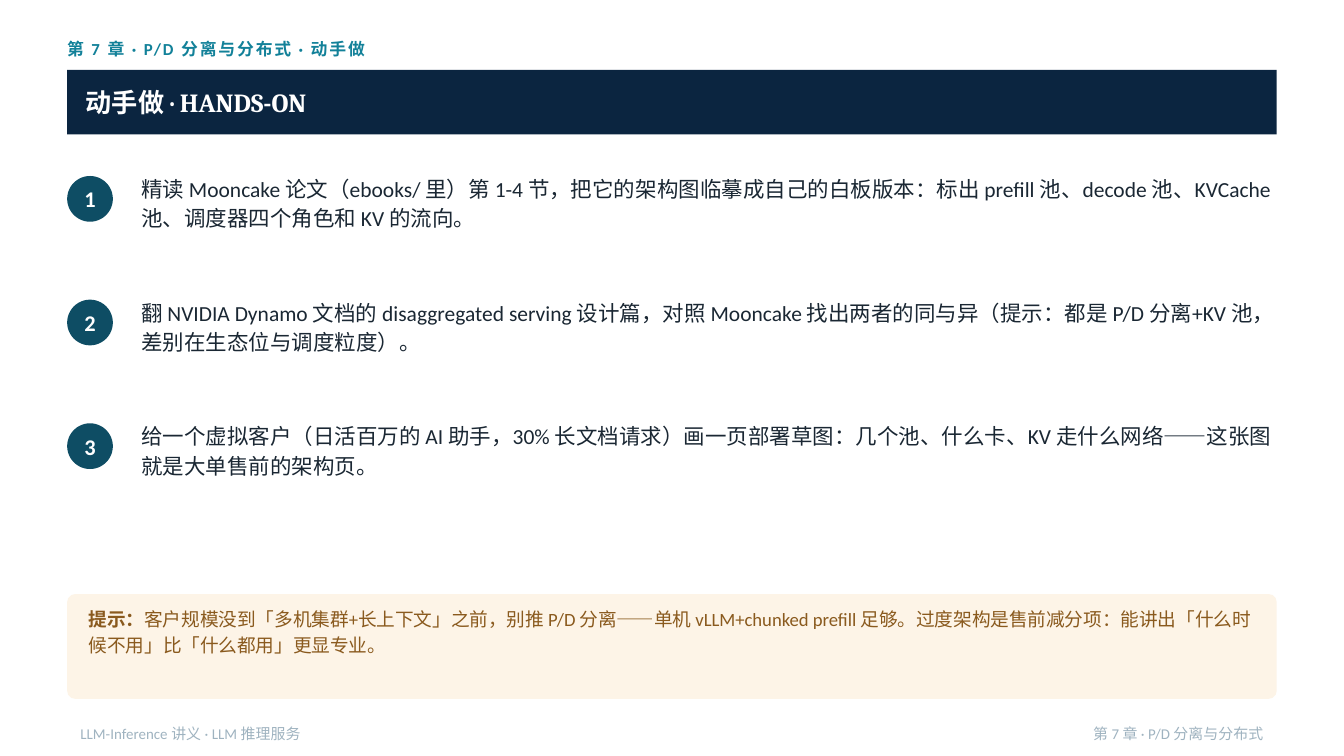
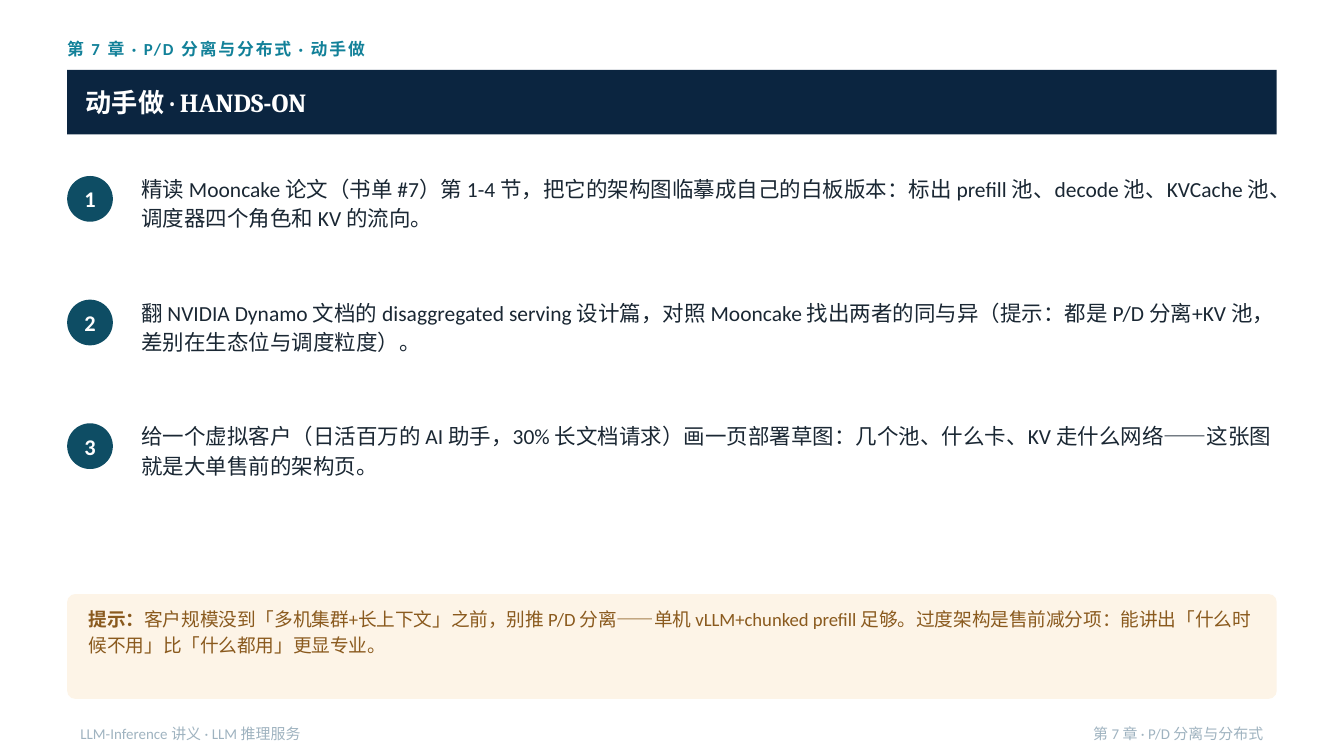
Before and after one commit to jasonlijiaxiang/myailearning-claudecode, a slide deck: slide 78 of PPT-version/LLM-Inference/LLM-Inference-讲义.pptx. Drawn at 1344x756 pixels with LibreOffice and Linux fonts; fonts in the diff are those of the drawing. Boxes give left, top, right and bottom in pixels: in the first picture for what was removed or moved away, otherwise in the second. Text is boxed around its words. In the diff, an @@ line names an element or a change of style, - is before the commit and + after.

```diff
--- a/PPT-version/LLM-Inference/LLM-Inference-讲义.pptx
+++ b/PPT-version/LLM-Inference/LLM-Inference-讲义.pptx
@@ text at <box>141,178,1291,228</box>: text changed @@
-精读 Mooncake 论文（ebooks/ 里）第 1-4 节，把它的架构图临摹成自己的白板版本：标出 prefill 池、decode 池、KVCache 池、调度器四个角色和 KV 的流向。
+精读 Mooncake 论文（书单 #7）第 1-4 节，把它的架构图临摹成自己的白板版本：标出 prefill 池、decode 池、KVCache 池、调度器四个角色和 KV 的流向。
```
Also in this commit, not shown: 2 other slides changed, 20 other files.
